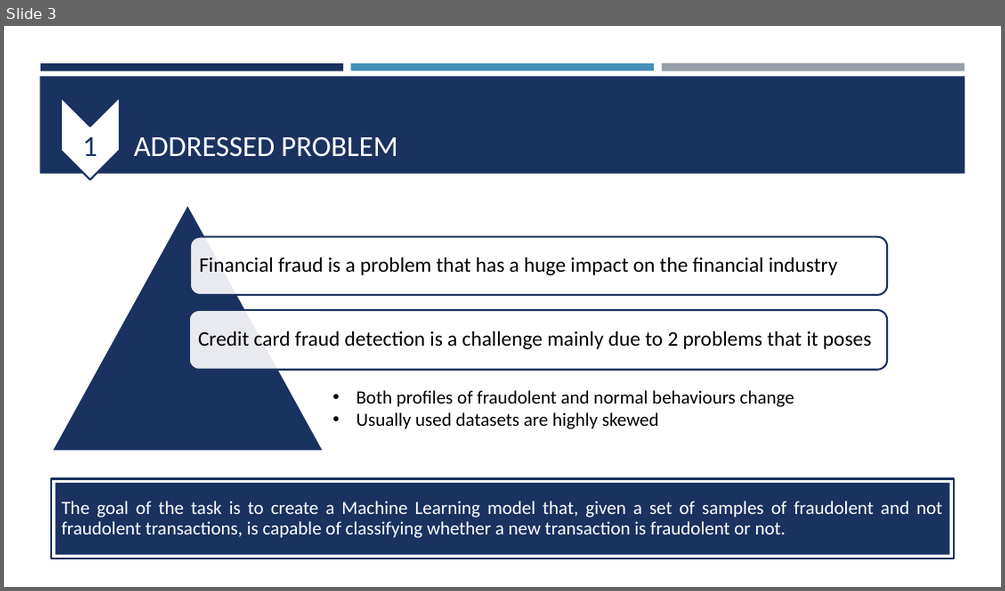
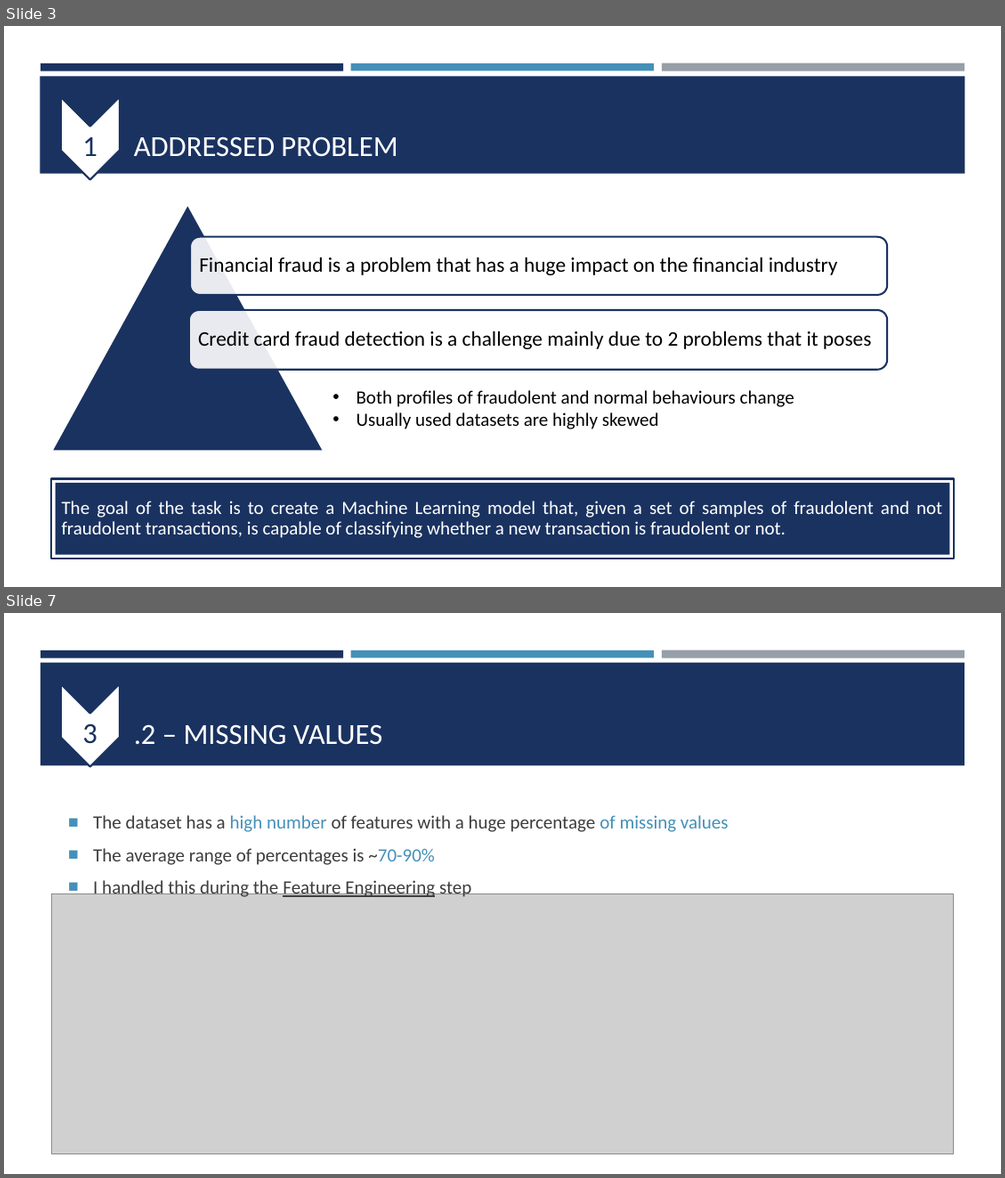
Before and after one commit to lmriccardo/fraudolent-transaction-classification, a slide deck: presentation/fraudolent_transaction.pptx. Shown one above the other, each under a label of ours: slide 3 before the commit, slides 3 and 7 after it; the slides between them are not shown. The pictures are 1005x591 and 1005x1178 pixels, drawn with LibreOffice and Linux fonts; fonts in the diff are those of the drawing; grey boxes stand for pictures. Boxes give left, top, right and bottom in pixels: in the first picture for what was removed or moved away, otherwise in the second. Text is boxed around its words. In the diff, an @@ line names an element or a change of style, - is before the commit and + after.

```diff
--- a/presentation/fraudolent_transaction.pptx
+++ b/presentation/fraudolent_transaction.pptx
@@ slide 7 added at (x1=4, y1=613, x2=1001, y2=1174), background #FFFFFF; not listed: 3 template elements that a slide beside it also shows @@
@@ rectangle added at (x1=40, y1=662, x2=965, y2=765), fill #1A3260 @@
@@ chevron added at (x1=61, y1=684, x2=120, y2=767), fill #FFFFFF, outline #1A3260 1.75 pt @@
@@ text added at (x1=82, y1=724, x2=97, y2=744), 28 pt, text #1A3260 @@
+3
@@ title added at (x1=134, y1=724, x2=382, y2=745), 28 pt, text #FFFFFF @@
+.2 – MISSING VALUES
@@ text added at (x1=93, y1=815, x2=728, y2=897), 18 pt, text #3D3D3D @@
+■ The dataset has a high number of features with a huge percentage of missing values
+■ The average range of percentages is ~70-90%
+■ I handled this during the Feature Engineering step
@@ picture added at (x1=52, y1=893, x2=954, y2=1153) @@
```
Also in this commit, not shown: 2 slides changed, 3 other slides added, 3 other files.
